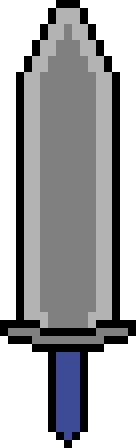
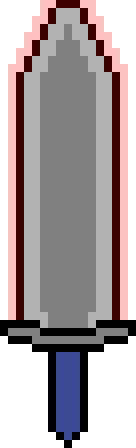
Two versions of the same layered image (136x448). Layer-by-layer changes:
added layer "Charge 1 Overlay" above "Blade v2" over 8, 0, 128, 320
